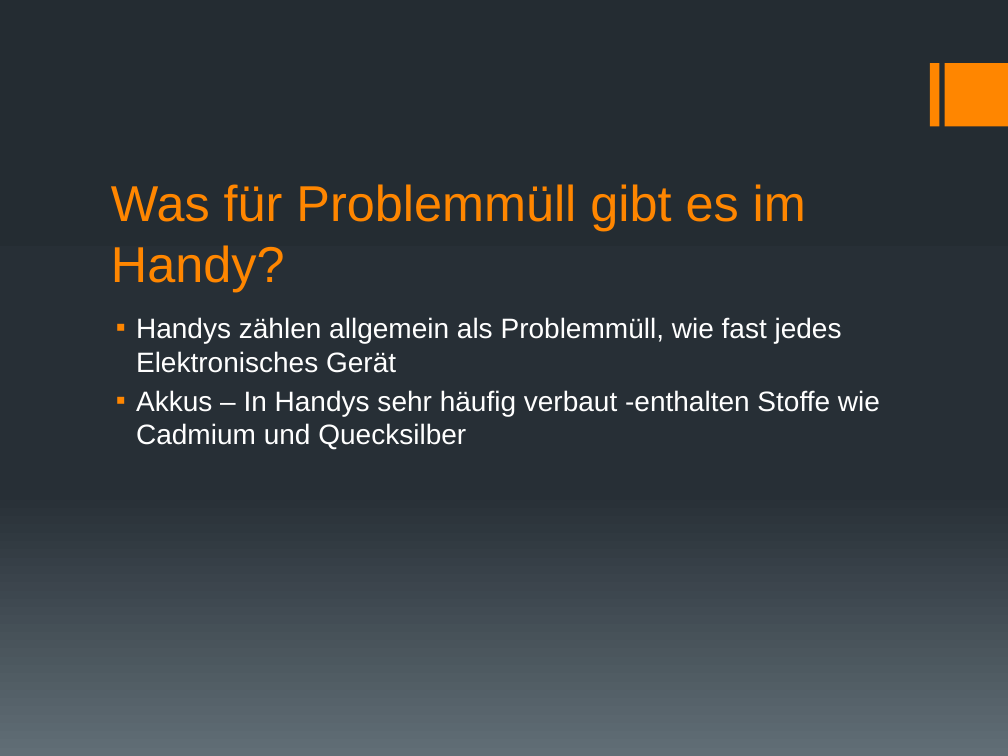
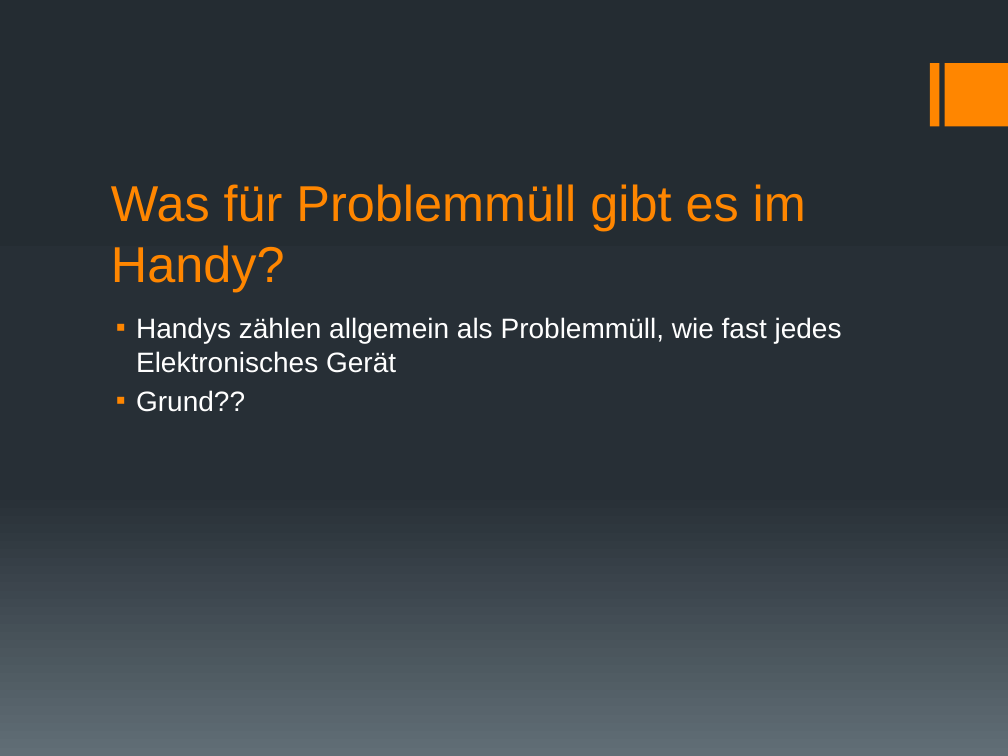
Before and after one commit to GymWenFLL/tpp_presentation, a slide deck: slide 1 of Tobi Goeckel - Problemmüll im Handy.pptx. Drawn at 1008x756 pixels with LibreOffice and Linux fonts; fonts in the diff are those of the drawing. Boxes give left, top, right and bottom in pixels: in the first picture for what was removed or moved away, otherwise in the second. Text is boxed around its words. In the diff, an @@ line names an element or a change of style, - is before the commit and + after.

```diff
--- a/Tobi Goeckel - Problemmüll im Handy.pptx
+++ b/Tobi Goeckel - Problemmüll im Handy.pptx
@@ text at bbox=[136, 390, 245, 412]: text changed @@
-▪ Akkus – In Handys sehr häufig verbaut -enthalten Stoffe wie Cadmium und Quecksilber
+▪ Grund??
```
Also in this commit, not shown: 1 other slide changed, 1 slide added.
